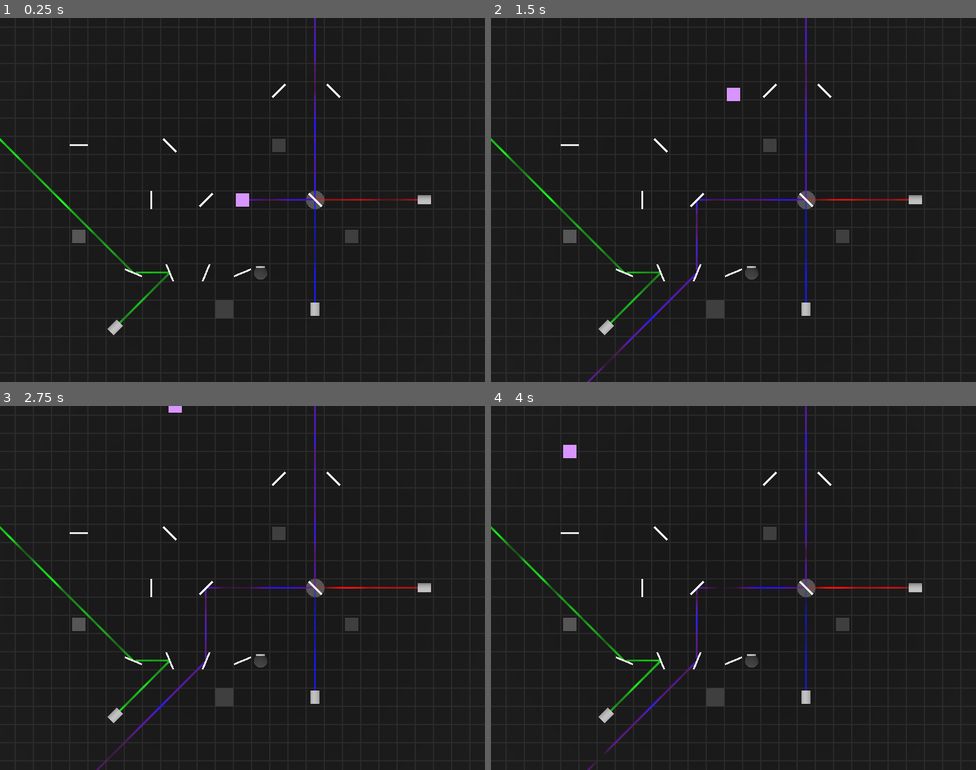
Above: before the commit, frames 1-4 (two rows, left to right).
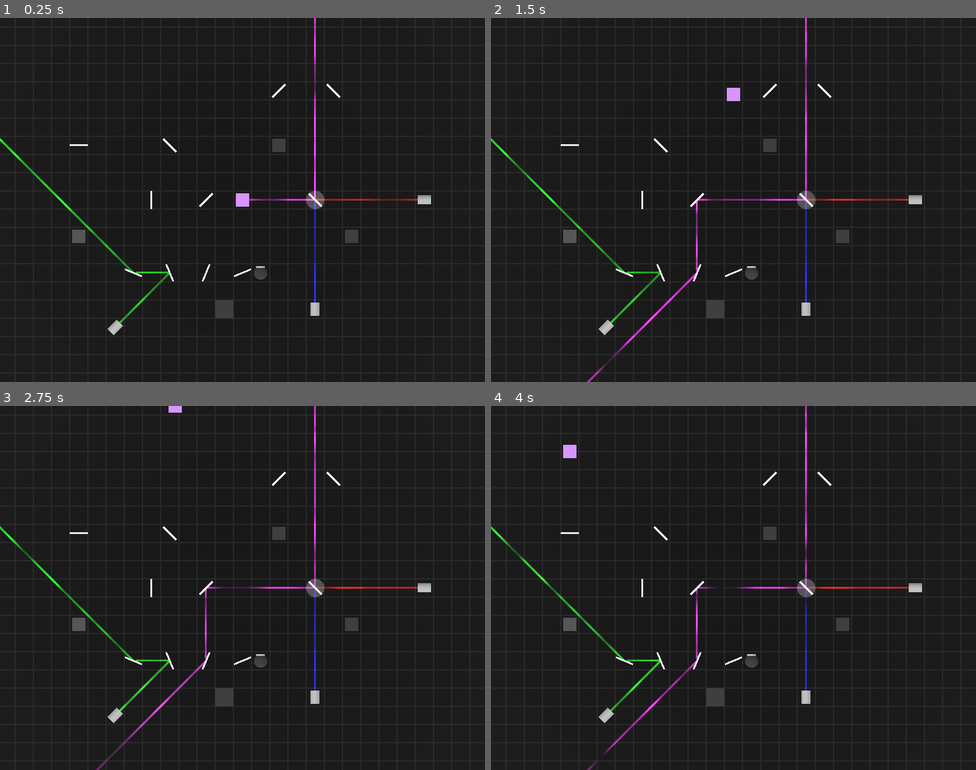
Above: after the commit, the same moments.

Repository: RiverApril/EnergyJam
Game: Godot game, scene res://levels/playground.tscn
The game is run twice, just before and just after one commit, with the same random seed, the same clock (stepped at 60 frames per second) and the same inputs.
Inputs (mouse positions are in pixels of both pictures, inside the frame that each line leads up to):
- Up to frame 1 (0.25 s): no input
- Up to frame 2 (1.5 s): tap Enter at 0.5 s; move the mouse to (709, 272) at 0.52 s; hold W (Up) from 0.53 s (still down); move the mouse to (879, 254) at 1.27 s
- Up to frame 3 (2.75 s): move the mouse to (97, 533) at 2.02 s; release W (Up) at 2.03 s; hold A (Left) from 2.03 s (still down)
- Up to frame 4 (4 s): move the mouse to (757, 588) at 2.77 s; move the mouse to (660, 497) at 3.52 s; release A (Left) at 3.53 s; hold S (Down) from 3.53 s (still down)

The runs differ from the first frame. In frame 1, 0.3% of the frame differs, in the area x 0-75%, y 0-78%; in frame 2, 0.6%, in the area x 2-86%, y 0-100%; in frame 3, 0.5%; in frame 4, 0.5%.

Commit message:
additive blending on lasers

Diff:
--- a/materials/fog_laser.gdshader
+++ b/materials/fog_laser.gdshader
@@ -1,4 +1,5 @@
 shader_type spatial;
+render_mode blend_add;
 
 uniform sampler3D noise_texture : source_color;
 uniform vec3 albedo_color : source_color;
